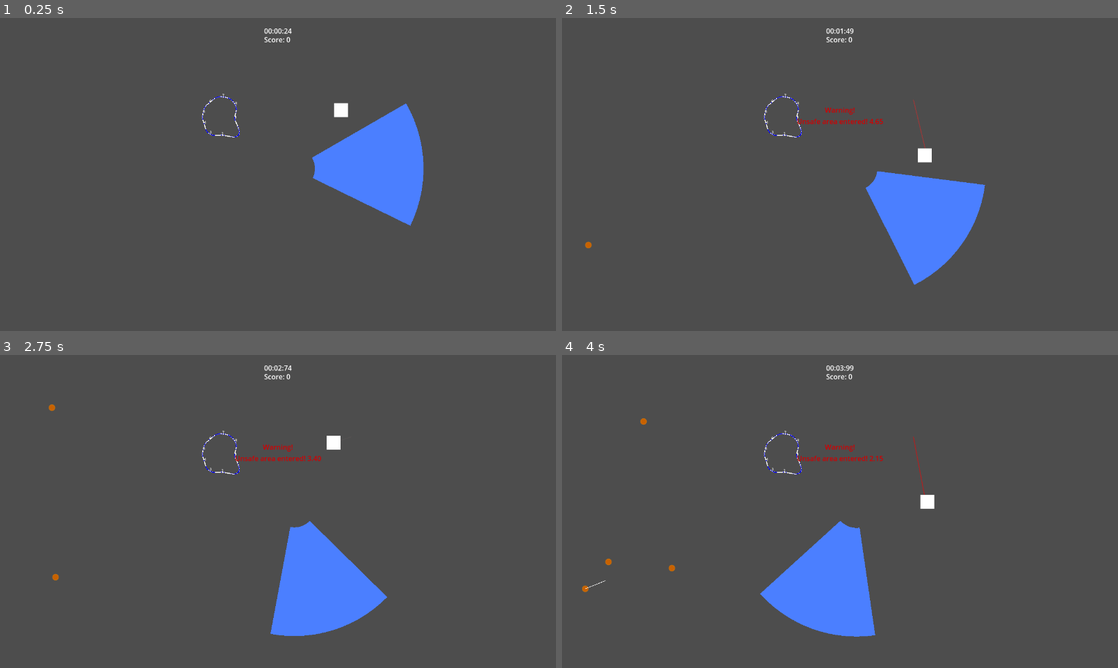
Above: before the commit, frames 1-4 (two rows, left to right).
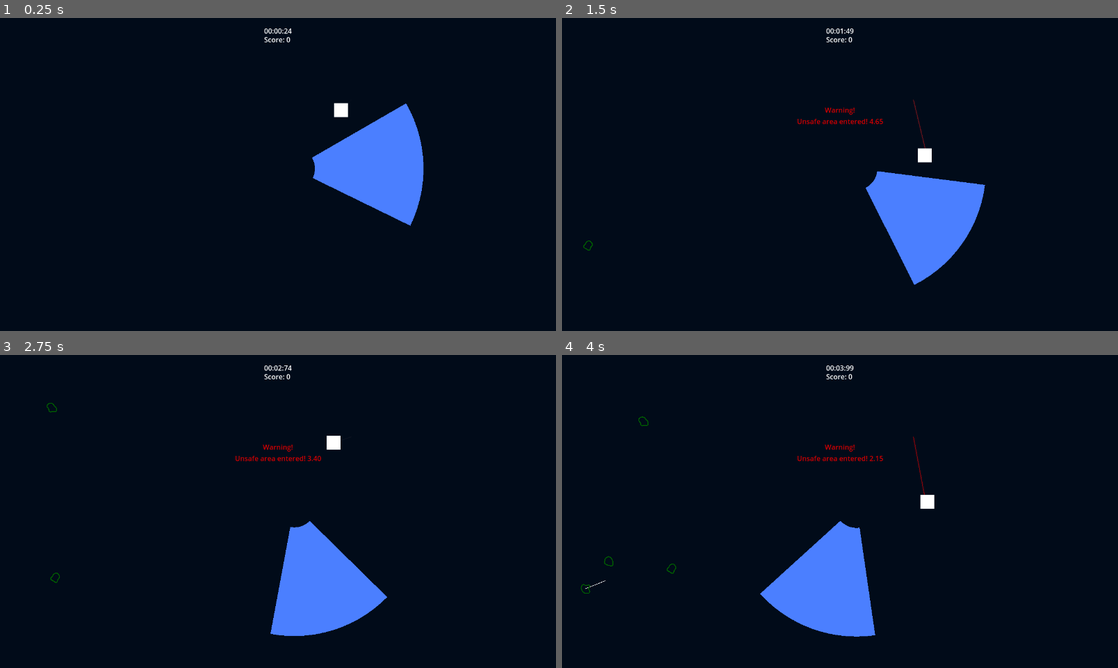
Above: after the commit, the same moments.

Repository: ArjanBroos/GMTK-2025
Game: Godot game, scene res://levels/kazu_test.tscn
Two runs of this game, one before a commit and one after it. Both use one fixed random seed, a clock stepped at 60 frames per second and the inputs below. This scene is started directly instead of the project's main scene.
Inputs (mouse positions are in pixels of both pictures, inside the frame that each line leads up to):
- Up to frame 1 (0.25 s): no input
- Up to frame 2 (1.5 s): move the mouse to (962, 158) at 0.52 s; tap Space at 0.77 s; move the mouse to (728, 190) at 1.27 s
- Up to frame 3 (2.75 s): tap Space at 1.52 s; move the mouse to (333, 442) at 2.02 s
- Up to frame 4 (4 s): move the mouse to (812, 574) at 2.77 s; tap Space at 3.02, 3.77 s; move the mouse to (1006, 558) at 3.52 s

The runs differ from the first frame. In frame 1, 95% of the frame differs, in the area x 0-100%, y 0-100%; in frame 2, 95%; in frame 3, 95%; in frame 4, 95%.

Commit message:
Implement vector graphics in asteroid object

Diff:
--- a/asteroids/asteroid.gd
+++ b/asteroids/asteroid.gd
@@ -1,15 +1,76 @@
 @tool
 class_name Asteroid
 extends RigidBody2D
+
+const CURVE_SMOOTHING: float = 0.25
 
 @export var speed: float = 20.0
 @export var direction_degrees: float = 90.0
 @export var damp: float = 0.15
 
+@export_group("Body visualization")
+@export var nrof_segments: int = 9
+@export var radius: float = 10.0
+@export var radius_noise: float = 0.3
+
 @onready var direction_line_editor: Line2D = $DirectionLineEditor
+
+@onready var outer_line: Line2D = $OuterLine
+@onready var body_collision: CollisionPolygon2D = $BodyCollision
+@onready var hitbox_collision: CollisionPolygon2D = $HitBox/Collision
+
+var raw_points: Array[Vector2] = []
+var shape: Array[Vector2] = []
+
+func _calculate_shape() -> Array[Vector2]:
+	var step = (2 * PI) / nrof_segments
+
+	# calculate a circle of points, adding noise for each point to make mountains and valleys
+	for i in range(nrof_segments):
+		var noise = randf_range(radius * (1.0 - radius_noise), radius * (1.0 + radius_noise))
+		var vec = Vector2(cos(i * step) * noise, sin(i * step) * noise)
+		raw_points.append(vec)
+
+	# re-add the first point so that we get a 'more or less' closed loop
+	# will be a sharp ugly connection though, but making it more smoothed is too much work now
+	raw_points.append(raw_points[0])
+
+	var curve: Curve2D = Curve2D.new()
+
+	for i in range(raw_points.size()):
+		var prev = raw_points[(i - 1) % raw_points.size()]
+		var next = raw_points[(i + 1) % raw_points.size()]
+		var tangent = (next - prev) * CURVE_SMOOTHING
+		curve.add_point(raw_points[i], -tangent, tangent)
+
+	var tesselated: PackedVector2Array = curve.tessellate()
+
+	var retPoints: Array[Vector2] = []
+
+	# unpack the PackedVector2Array into a normal Vector2 array
+	# not sure if this is going to bite us in the ass performance wise later
+	for i in tesselated.size():
+		retPoints.append(tesselated.get(i))
+
+	return retPoints
+
+func _set_outer_line(points: Array[Vector2]) -> void:
+	outer_line.clear_points()
+	for p in points:
+		outer_line.add_point(p)
+
+func _set_collisions(point: Array[Vector2]) -> void:
+	body_collision.polygon = point
+	hitbox_collision.polygon = point
+
+func _init() -> void:
+	shape = _calculate_shape()
 
 func _ready() -> void:
 	linear_damp = damp
+
+	_set_outer_line(shape)
+	_set_collisions(shape)
 
 func _integrate_forces(state: PhysicsDirectBodyState2D) -> void:
 	var dirVec = Vector2.RIGHT.rotated(deg_to_rad(direction_degrees))
--- a/asteroids/asteroid.tscn
+++ b/asteroids/asteroid.tscn
@@ -1,15 +1,8 @@
-[gd_scene load_steps=8 format=3 uid="uid://d3t20axtyp2bg"]
+[gd_scene load_steps=5 format=3 uid="uid://d3t20axtyp2bg"]
 
-[ext_resource type="Texture2D" uid="uid://djeto0mqb5pn4" path="res://asteroids/asteroid.svg" id="1_fn3cv"]
 [ext_resource type="Script" uid="uid://pocfg1nhh1sw" path="res://asteroids/asteroid.gd" id="1_mry8r"]
 [ext_resource type="Script" uid="uid://da5llttdmsvw4" path="res://components/hit_box.gd" id="3_5s5pr"]
-[ext_resource type="Script" uid="uid://bptba17fut7m1" path="res://components/near_miss_box.gd" id="4_cp6py"]
-
-[sub_resource type="CircleShape2D" id="CircleShape2D_fn3cv"]
-radius = 2.0
-
-[sub_resource type="CircleShape2D" id="CircleShape2D_cp6py"]
-radius = 6.0
+[ext_resource type="Script" path="res://components/near_miss_box.gd" id="4_cp6py"]
 
 [sub_resource type="CircleShape2D" id="CircleShape2D_5s5pr"]
 radius = 30.0167
@@ -20,12 +13,9 @@
 gravity_scale = 0.0
 linear_damp = 0.15
 script = ExtResource("1_mry8r")
+radius = 50.0
 
-[node name="CollisionShape2D" type="CollisionShape2D" parent="."]
-shape = SubResource("CircleShape2D_fn3cv")
-
-[node name="Sprite" type="Sprite2D" parent="."]
-texture = ExtResource("1_fn3cv")
+[node name="BodyCollision" type="CollisionPolygon2D" parent="."]
 
 [node name="DirectionLineEditor" type="Line2D" parent="."]
 points = PackedVector2Array(0, 0, -2.18557e-06, 50)
@@ -36,18 +26,20 @@
 script = ExtResource("3_5s5pr")
 metadata/_custom_type_script = "uid://da5llttdmsvw4"
 
-[node name="CollisionShape2D" type="CollisionShape2D" parent="HitBox"]
-shape = SubResource("CircleShape2D_cp6py")
-debug_color = Color(0.985896, 0.116401, 0, 0.42)
+[node name="Collision" type="CollisionPolygon2D" parent="HitBox"]
 
 [node name="VisibleOnScreen" type="VisibleOnScreenEnabler2D" parent="."]
 
 [node name="NearMissBox" type="Area2D" parent="."]
 collision_mask = 2
 script = ExtResource("4_cp6py")
-metadata/_custom_type_script = "uid://bptba17fut7m1"
 
 [node name="NearMissCollisionShape" type="CollisionShape2D" parent="NearMissBox"]
 shape = SubResource("CircleShape2D_5s5pr")
 
+[node name="OuterLine" type="Line2D" parent="."]
+closed = true
+width = 2.0
+default_color = Color(0, 0.388235, 0, 1)
+
 [connection signal="screen_exited" from="VisibleOnScreen" to="." method="_on_visible_on_screen_screen_exited"]
--- a/asteroids/test.gd
+++ /dev/null
@@ -1,85 +0,0 @@
-@tool
-extends Node2D
-class_name Test
-
-const CURVE_SMOOTHING: float = 0.25
-
-@export
-var nrof_segments: int = 9
-@export
-var radius: float = 50.0
-@export
-var radius_noise: float = 0.3
-
-@onready var collision_shape: CollisionPolygon2D = $Shape/CollisionShape
-@onready var visible_shape: Line2D = $Shape/VisibleShape
-
-var raw_points: Array[Vector2] = []
-var shape: Array[Vector2] = []
-
-func _init() -> void:
-	shape = _calculate_shape()
-
-func _calculate_shape() -> Array[Vector2]:
-	var step = (2 * PI) / nrof_segments
-
-	# calculate a circle of points, adding noise for each point to make mountains and valleys
-	for i in range(nrof_segments):
-		var noise = randf_range(radius * (1.0 - radius_noise), radius * (1.0 + radius_noise))
-		var vec = Vector2(cos(i * step) * noise, sin(i * step) * noise)
-		raw_points.append(vec)
-
-	# re-add the first point so that we get a 'more or less' closed loop
-	# will be a sharp ugly connection though, but making it more smoothed is too much work now
-	raw_points.append(raw_points[0])
-
-	var curve: Curve2D = Curve2D.new()
-
-	for i in range(raw_points.size()):
-		var prev = raw_points[(i - 1) % raw_points.size()]
-		var next = raw_points[(i + 1) % raw_points.size()]
-		var tangent = (next - prev) * CURVE_SMOOTHING
-		curve.add_point(raw_points[i], -tangent, tangent)
-
-	var tesselated: PackedVector2Array = curve.tessellate()
-
-	var retPoints: Array[Vector2] = []
-
-	# unpack the PackedVector2Array into a normal Vector2 array
-	# not sure if this is going to bite us in the ass performance wise later
-	for i in tesselated.size():
-		retPoints.append(tesselated.get(i))
-
-	return retPoints
-
-func _draw() -> void:
-	var i = 0
-	for p in raw_points:
-		draw_circle(p, 1, Color.RED)
-		draw_string(ThemeDB.fallback_font, p, str(i), HORIZONTAL_ALIGNMENT_LEFT, -1, 8)
-		i = i + 1
-
-	for sp in shape:
-		draw_circle(sp, 1, Color.BLUE)
-
-# func _set_collision_shape(points: Array[Vector2]) -> void:
-# 	# reset the editor shape and start making something that actually looks like a pizza slice
-# 	collision_shape.polygon = points
-
-func _set_visible_shape(points: Array[Vector2]) -> void:
-	visible_shape.clear_points()
-	for p in points:
-		visible_shape.add_point(p)
-
-# Called when the node enters the scene tree for the first time.
-func _ready() -> void:
-	#_set_collision_shape(_calculate_shape())
-	_set_visible_shape(shape)
-
-
-# Called every frame. 'delta' is the elapsed time since the previous frame.
-func _process(delta: float) -> void:
-	if Engine.is_editor_hint() && !shape.is_empty():
-		#_set_collision_shape(shape)
-		_set_visible_shape(shape)
-		queue_redraw()
--- a/asteroids/test.tscn
+++ /dev/null
@@ -1,17 +0,0 @@
-[gd_scene load_steps=2 format=3 uid="uid://8m3d85sxsi1f"]
-
-[ext_resource type="Script" uid="uid://bx7jjkohuvket" path="res://asteroids/test.gd" id="1_c5k36"]
-
-[node name="Test" type="Node2D"]
-script = ExtResource("1_c5k36")
-
-[node name="Shape" type="Area2D" parent="."]
-
-[node name="CollisionShape" type="CollisionPolygon2D" parent="Shape"]
-polygon = PackedVector2Array(0, -73, 46, -66, 27, -38, 4, -40)
-
-[node name="VisibleShape" type="Line2D" parent="Shape"]
-z_index = -2
-points = PackedVector2Array(51.5544, 0, 78.2686, 10.0164, 84.8159, 13.0957, 85.7355, 13.699, 86.0873, 13.9779, 86.3669, 14.242, 86.5742, 14.4919, 86.7091, 14.7279, 86.7716, 14.9505, 86.7616, 15.1599, 86.679, 15.3567, 86.5236, 15.5411, 86.2954, 15.7137, 85.9944, 15.8748, 85.6203, 16.0247, 85.1732, 16.164, 84.0593, 16.412, 76.6628, 17.0549, 47.6017, 17.3256, 66.3812, 33.4368, 68.9453, 35.9252, 70.6167, 37.8302, 71.1113, 38.5689, 71.2722, 38.8857, 71.3751, 39.1678, 71.4196, 39.4154, 71.4055, 39.6289, 71.3325, 39.8084, 71.2001, 39.9541, 71.0082, 40.0665, 70.7563, 40.1457, 70.4442, 40.1919, 70.0716, 40.2054, 69.1434, 40.1354, 67.9692, 39.9377, 60.7619, 37.9099, 33.7698, 28.3363)
-closed = true
-width = 2.0
--- a/levels/kazu_test.tscn
+++ b/levels/kazu_test.tscn
@@ -1,9 +1,8 @@
-[gd_scene load_steps=6 format=3 uid="uid://cegnxgxnnp0s2"]
+[gd_scene load_steps=5 format=3 uid="uid://cegnxgxnnp0s2"]
 
 [ext_resource type="PackedScene" uid="uid://cdewgi8ppc6qi" path="res://asteroids/spawner.tscn" id="2_82evp"]
 [ext_resource type="PackedScene" uid="uid://b0otbtktu22j8" path="res://gameManager/gameManager.tscn" id="3_7rs05"]
 [ext_resource type="PackedScene" uid="uid://4x460bm5yske" path="res://safespace/safespace.tscn" id="3_sdsww"]
-[ext_resource type="PackedScene" uid="uid://8m3d85sxsi1f" path="res://asteroids/test.tscn" id="4_7rs05"]
 
 [sub_resource type="RectangleShape2D" id="RectangleShape2D_82evp"]
 size = Vector2(105, 567.25)
@@ -32,6 +31,3 @@
 rotation = 1702.09
 rotation_speed = 50.0
 outer_radius = 300.0
-
-[node name="Test" parent="." instance=ExtResource("4_7rs05")]
-position = Vector2(503, 231)
--- a/project.godot
+++ b/project.godot
@@ -37,3 +37,4 @@
 
 renderer/rendering_method="gl_compatibility"
 renderer/rendering_method.mobile="gl_compatibility"
+environment/defaults/default_clear_color=Color(0.00392157, 0.0431373, 0.0980392, 1)
Not shown, removed: asteroids/test.gd.uid
